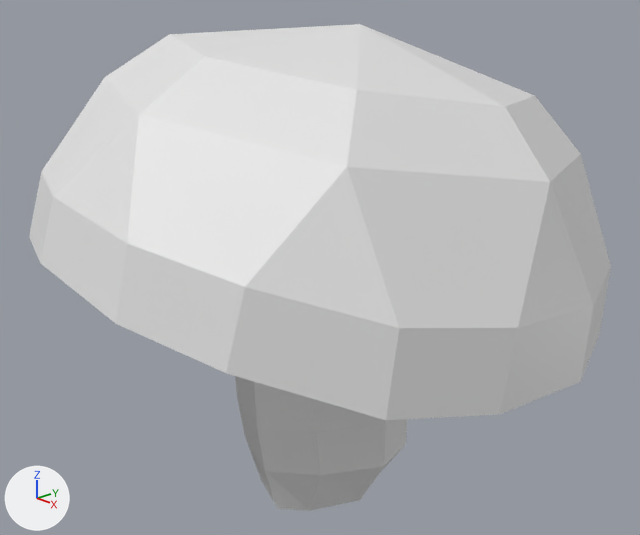
What one commit did to the Blender file toadstool_texture_painting.blend.
The view is the same before and after, from a 50 mm lens placed at (3.88, -3.7, 3.39), pointed at (-0.05, -0.04, 1.57). Lighting does not change. The marker at lower left points along +X, +Y and +Z.
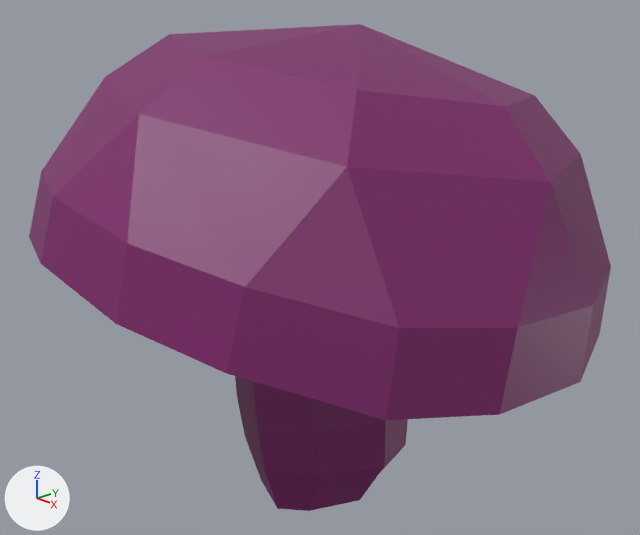
Pixel boxes [x1, y1, x2, y2] of what changed, in the pictures (640 x 535 px):
```json
{"object": "Cylinder", "change": "recoloured", "before": [29, 24, 611, 511], "after": [29, 24, 611, 511], "on screen": "white to purple"}
```

Scene script edits in JSON lines:
```json
{"op": "add", "block": "img_mushroom", "code": ["img_mushroom = load_image('mushroom', 'texture/mushroom.png', 2048, 2048, 'sRGB')"]}
{"op": "add", "block": "mat_mushroom", "code": ["mat_mushroom = principled_material('mushroom')", "mat_mushroom.texture = img_mushroom"]}
{"block": "me_cylinder", "where": "me_cylinder.from_pydata(...)  # 105 vertices, 113 faces; spans x -1.75..1.67, y -1.76..1.68, z -1.0..2.07"}
{"op": "add", "block": "me_cylinder", "code": "me_cylinder.materials.append(mat_mushroom)  # picture img_mushroom"}
```
